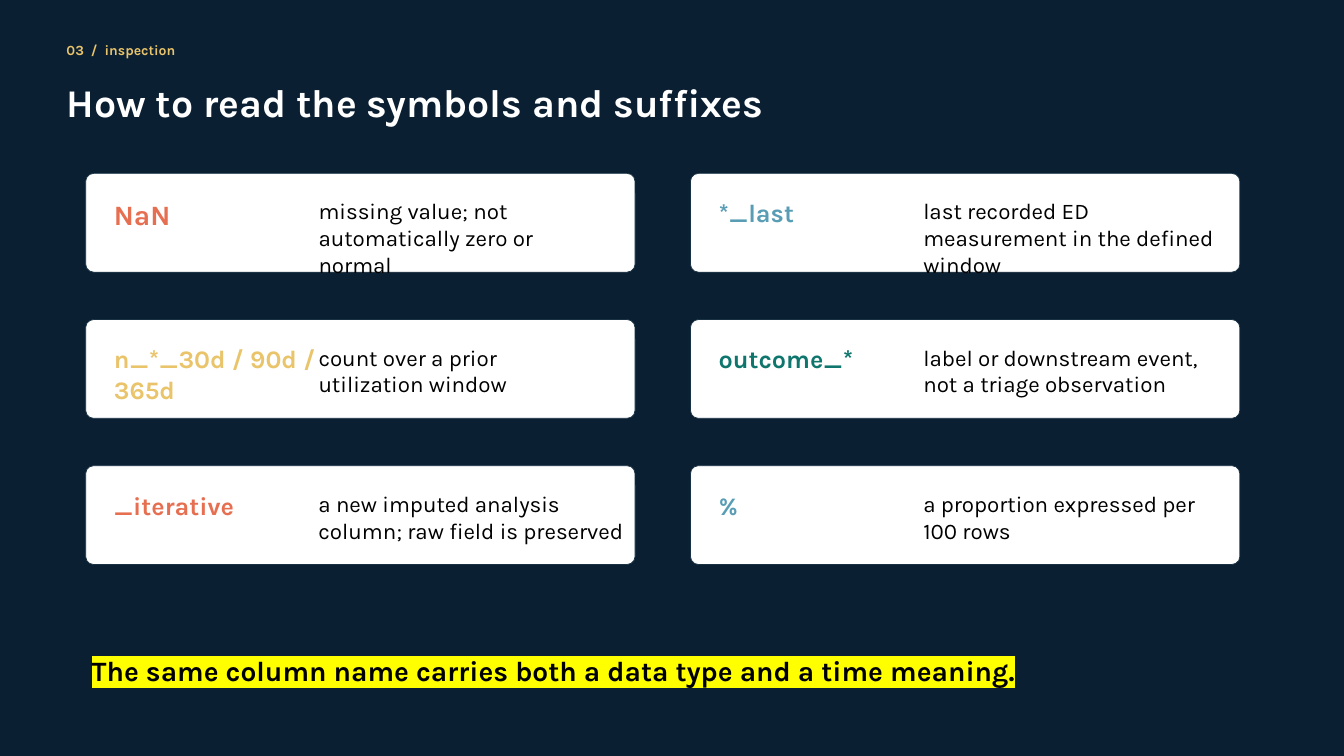
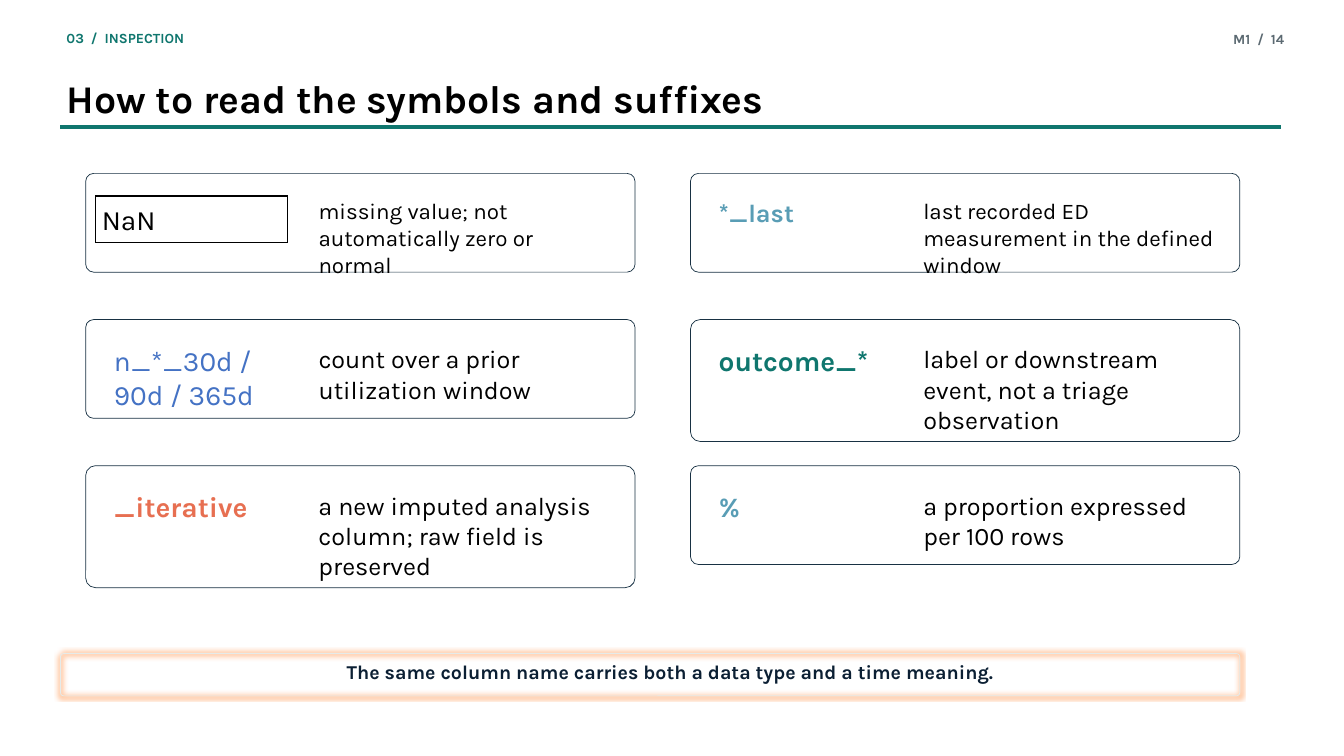
Before and after one commit to waziz786/MedML-toolbox, a slide deck: slide 15 of presentations/pptx/01_M1_EHR_MIMIC_IV_ED_Notebook_Overview.pptx (slide 9 before the commit). Drawn at 1344x756 pixels with LibreOffice and Linux fonts; fonts in the diff are those of the drawing. Boxes give left, top, right and bottom in pixels: in the first picture for what was removed or moved away, otherwise in the second. Text is boxed around its words. In the diff, an @@ line names an element or a change of style, - is before the commit and + after.

```diff
--- a/presentations/pptx/01_M1_EHR_MIMIC_IV_ED_Notebook_Overview.pptx
+++ b/presentations/pptx/01_M1_EHR_MIMIC_IV_ED_Notebook_Overview.pptx
@@ background #0B1F33 to #FFFFFF @@
@@ text at box(66, 33, 184, 43): text changed; text colour #E9C46A to #0F766E @@
-03 / inspection
+03 / INSPECTION
@@ text added at box(1233, 35, 1284, 44), 10 pt, text #5B6971, bold @@
+M1 / 14
@@ text "How to read the symbols ..." at box(66, 85, 764, 123): text colour #FFFFFF to #000000 @@
@@ rectangle added at box(60, 126, 1280, 129), fill #0F766E, outline #0F766E 0.5 pt @@
@@ rectangle "NaN": place and size @@
-rectangle "NaN" at box(114, 207, 171, 226)
+rectangle "NaN" at box(96, 197, 287, 243)
@@ rectangle "NaN" at box(96, 197, 287, 243): text colour #E76F51 to #000000, bold off; outline none to #000000 1 pt @@
@@ rounded rectangle: place and size @@
-rounded rectangle at box(691, 320, 1240, 418)
+rounded rectangle at box(691, 320, 1240, 442)
@@ text "n_*_30d / 90d / 365d" at box(114, 352, 254, 406): size 18 to 20 pt, text colour #E9C46A to #4472C4, bold off @@
@@ size 16 to 18 pt in 4 elements at box(319, 350, 531, 400), box(923, 497, 1187, 551), box(318, 497, 591, 581), box(923, 350, 1158, 430) @@
@@ rounded rectangle: place and size @@
-rounded rectangle at box(86, 466, 635, 565)
+rounded rectangle at box(86, 466, 635, 588)
@@ size 18 to 20 pt in 3 elements at box(719, 351, 869, 372), box(114, 497, 248, 518), box(713, 484, 930, 530) @@
@@ rounded rectangle added at box(60, 653, 1240, 696), outline #E4EBEA 0.5 pt @@
@@ text "The same column name carries ...": place and size @@
-text "The same column name carries ..." at box(92, 655, 1014, 688)
+text "The same column name carries ..." at box(347, 665, 993, 684)
@@ text "The same column name carries ..." at box(347, 665, 993, 684): size 20 to 14 pt, text colour #000000 to #0B1F33, highlight #FFFF00 to none; alignment left to centre @@
```
Also in this commit, not shown: 17 other slides changed, 9 slides added, 23 other files.
